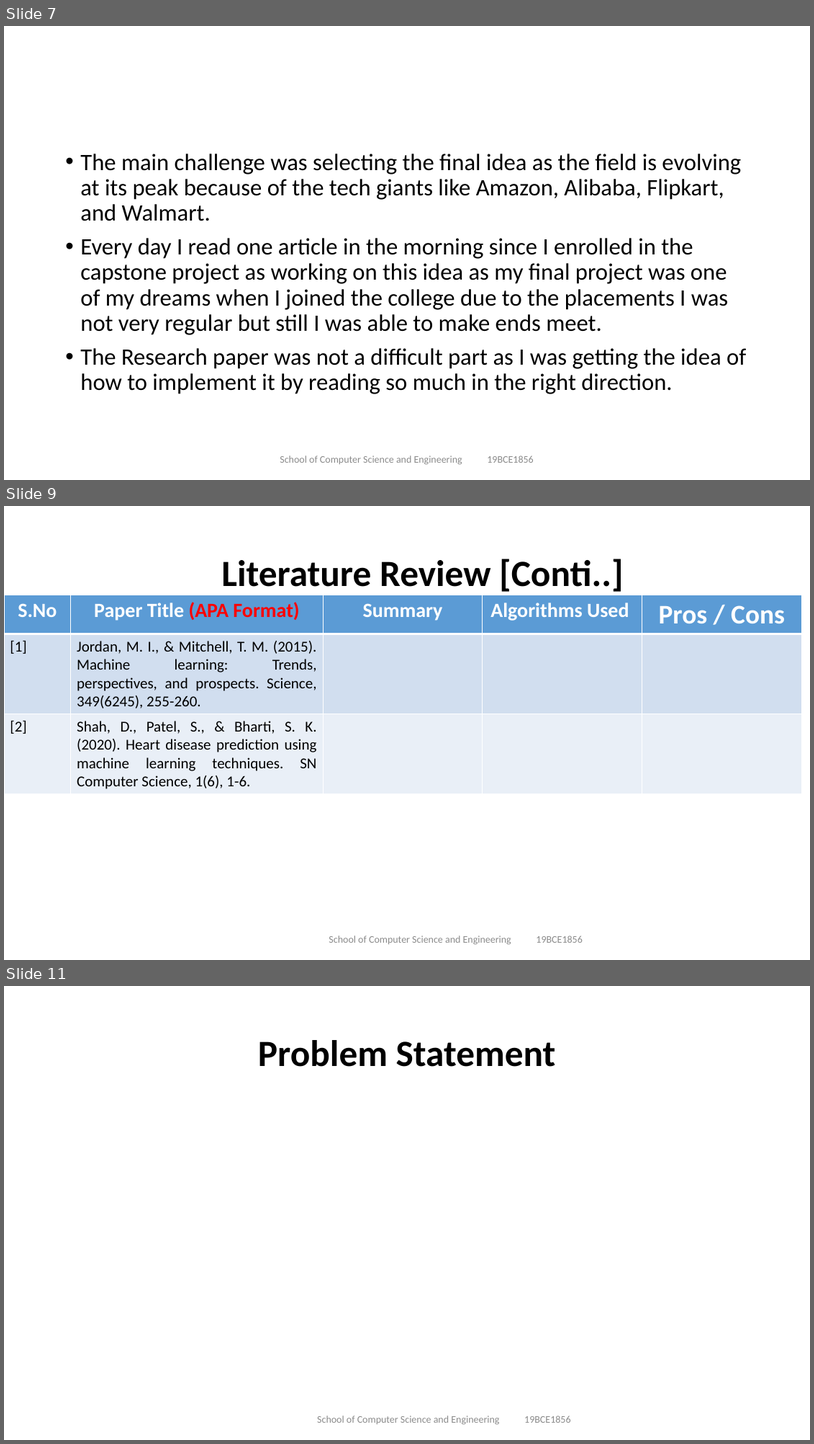
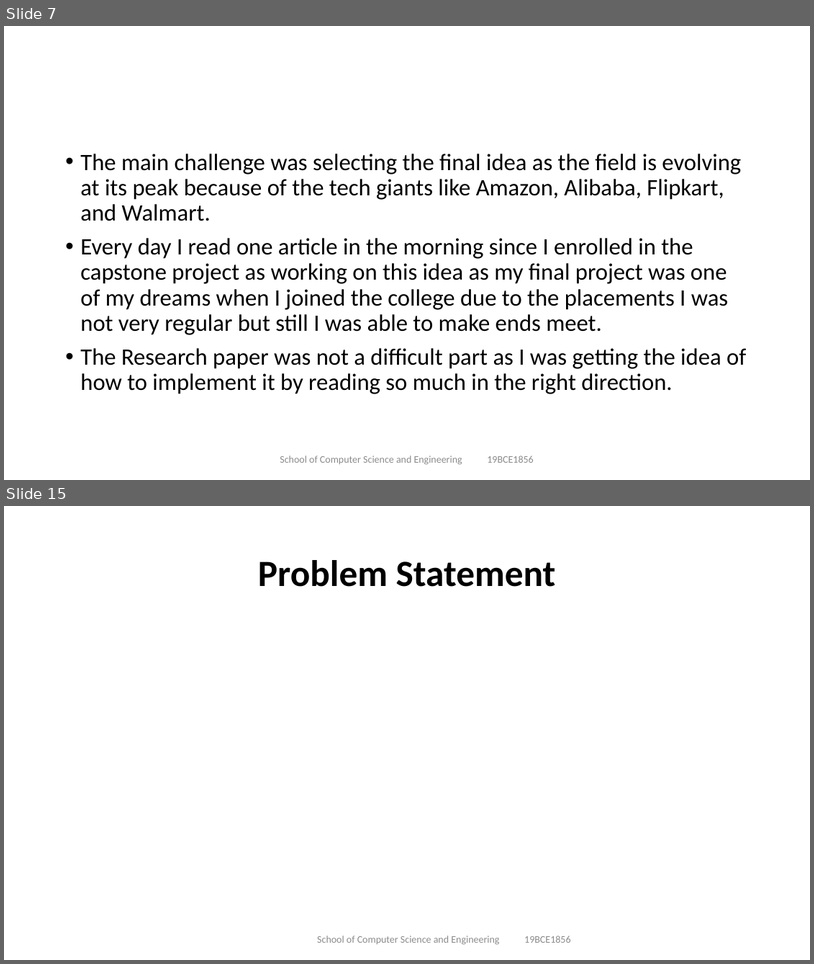
Before and after one commit to tusharmaurya267/E-commerce-Research-paper, a slide deck: CAPSTONE PROJECT REVIEW 1 PPT.pptx. Shown one above the other, each under a label of ours: slides 7, 9 and 11 before the commit, slides 7 and 15 after it; the slides between them are not shown. The pictures are 814x1444 and 814x964 pixels, drawn with LibreOffice and Linux fonts; fonts in the diff are those of the drawing. Boxes give left, top, right and bottom in pixels: in the first picture for what was removed or moved away, otherwise in the second. Text is boxed around its words. In the diff, an @@ line names an element or a change of style, - is before the commit and + after.

```diff
--- a/CAPSTONE PROJECT REVIEW 1 PPT.pptx
+++ b/CAPSTONE PROJECT REVIEW 1 PPT.pptx
@@ slide 9 removed at <box>4,506,810,960</box>, background #FFFFFF @@
@@ title removed at <box>221,559,624,592</box> @@
-Literature Review [Conti..]
@@ table removed at <box>4,595,802,792</box>, 3 rows, 5 columns @@
-S.No | Paper Title (APA Format) | Summary | Algorithms Used | Pros / Cons
-[1] | Jordan, M. I., & Mitchell, T. M. (2015). Machine learning: Trends, perspectives, and prospects. Science, 349(6245), 255-260. |  |  | 
-[2] | Shah, D., Patel, S., & Bharti, S. K. (2020). Heart disease prediction using machine learning techniques. SN Computer Science, 1(6), 1-6. |  |  | 
@@ text removed at <box>329,935,582,944</box> @@
-School of Computer Science and Engineering 19BCE1856
@@ what was slide 11 is now slide 15 @@
```
Also in this commit, not shown: 8 slides changed, 5 slides added, 1 other file.
